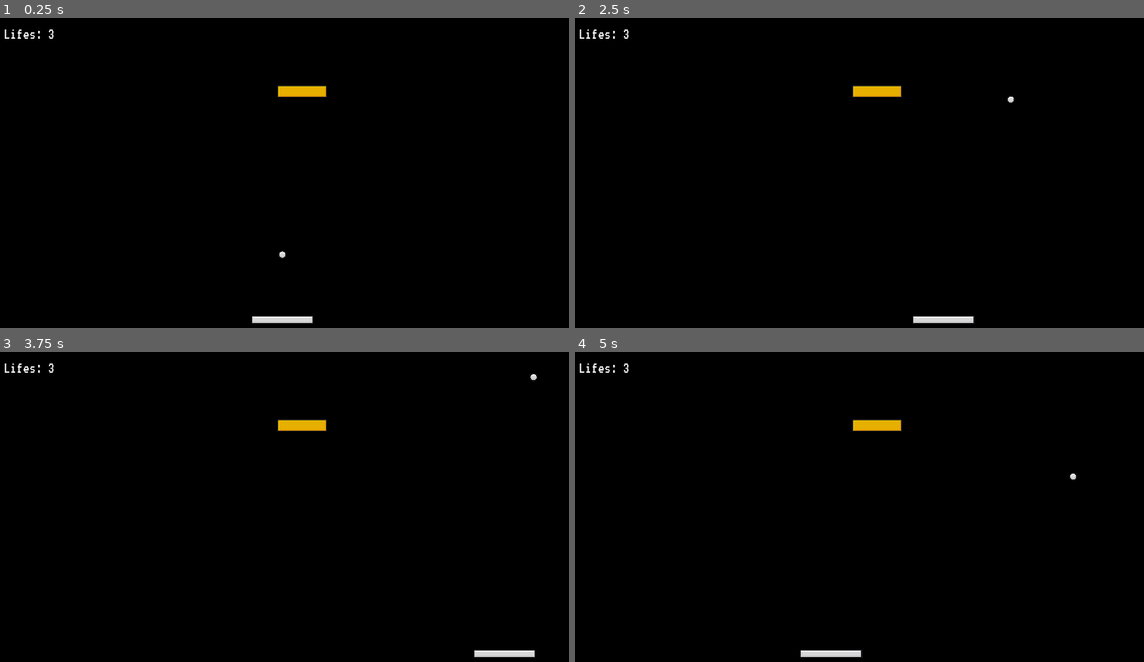
Above: before the commit, frames 1-4 (two rows, left to right).
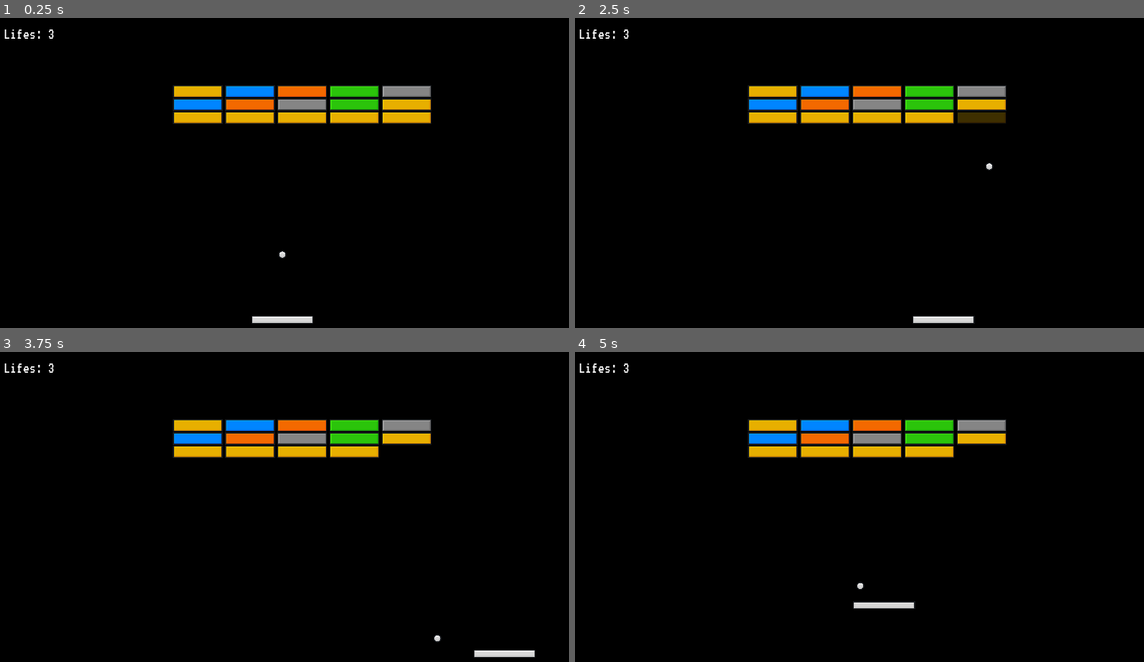
Above: after the commit, the same moments.

Repository: alwong18/Brick-Breaker
Game: Godot game, scene res://Scenes/main.tscn
The game is run twice, just before and just after one commit, with the same random seed, the same clock (stepped at 60 frames per second) and the same inputs.
Inputs:
- Up to frame 1 (0.25 s): no input
- Up to frame 2 (2.5 s): tap Enter at 0.5 s; hold D (right) 0.53-1.28 s; hold A (left) 1.28-2.03 s; hold D (right) from 2.03 s (still down)
- Up to frame 3 (3.75 s): release D (right) at 3.53 s; hold A (left) from 3.53 s (still down)
- Up to frame 4 (5 s): keep holding A (left)

The runs differ from the first frame. In frame 1, 5.2% of the frame differs, in the area x 30-76%, y 21-35%; in frame 2, 5.2%; in frame 3, 4.9%; in frame 4, 5.5%, in the area x 30-89%, y 21-99%.

Commit message:
changed level 1 bricks

Diff:
--- a/Scenes/paddle.tscn
+++ b/Scenes/paddle.tscn
@@ -8,6 +8,7 @@
 
 [node name="Paddle" type="RigidBody2D"]
 gravity_scale = 2.66454e-15
+lock_rotation = true
 script = ExtResource("1_l7c5j")
 
 [node name="Sprite2D" type="Sprite2D" parent="."]
--- a/Scripts/level_definitions.gd
+++ b/Scripts/level_definitions.gd
@@ -3,7 +3,9 @@
 var current_level = 1
 
 var level_1 = [
-	[0,1,0]
+	[1,2,3,4,5],
+	[2,3,5,4,1],
+	[1,1,1,1,1]
 ]
 
 var level_2 = [
